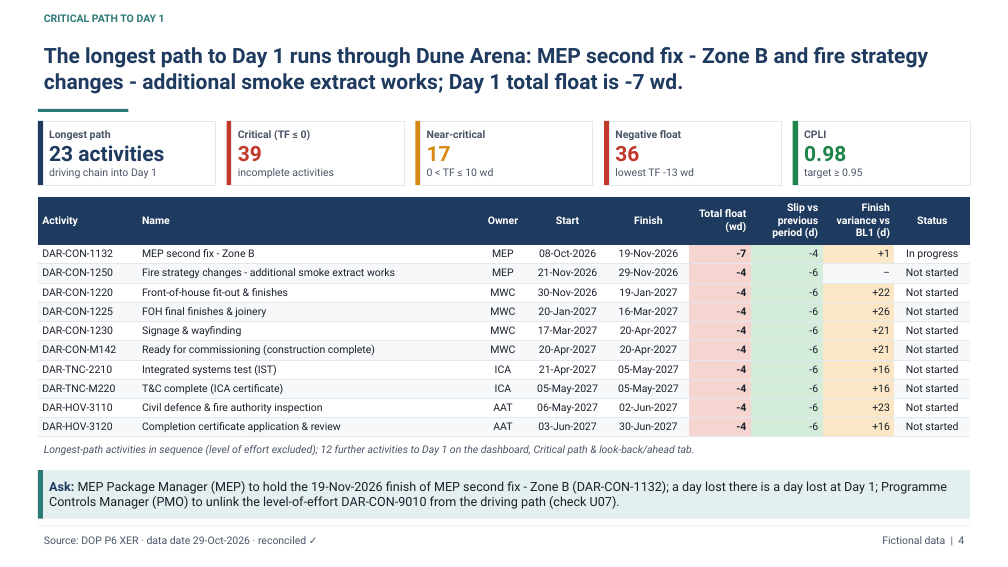
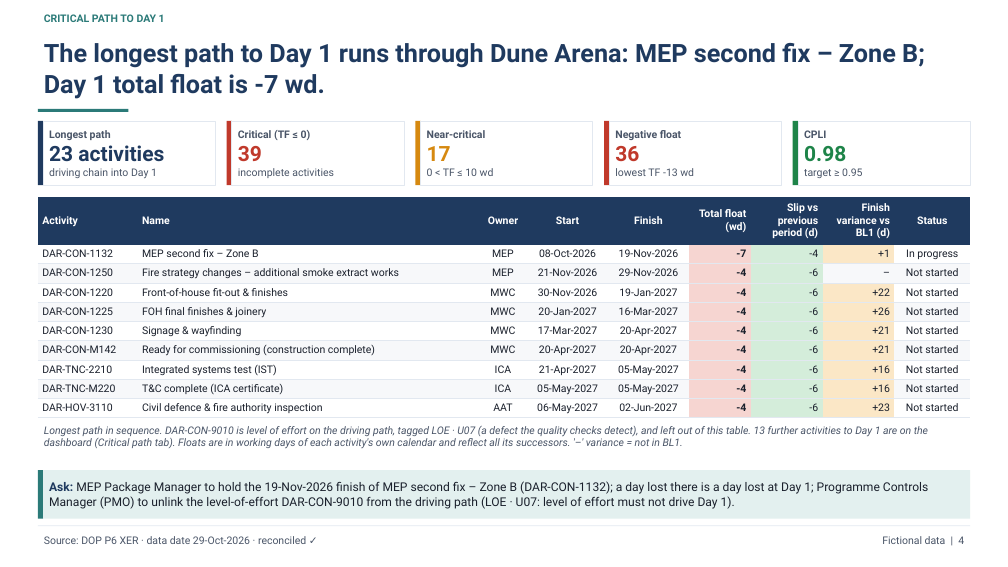
Before and after one commit to schedule-intelligence/destination-opening-programme, a slide deck: slide 4 of docs/downloads/DOP_monthly_pack_2026-10-29.pptx. Drawn at 1008x567 pixels with LibreOffice and Linux fonts; fonts in the diff are those of the drawing. Boxes give left, top, right and bottom in pixels: in the first picture for what was removed or moved away, otherwise in the second. Text is boxed around its words. In the diff, an @@ line names an element or a change of style, - is before the commit and + after.

```diff
--- a/docs/downloads/DOP_monthly_pack_2026-10-29.pptx
+++ b/docs/downloads/DOP_monthly_pack_2026-10-29.pptx
@@ text at [44, 43, 925, 99]: text changed; size 20 to 24 pt @@
-The longest path to Day 1 runs through Dune Arena: MEP second fix - Zone B and fire strategy changes - additional smoke extract works; Day 1 total float is -7 wd.
+The longest path to Day 1 runs through Dune Arena: MEP second fix – Zone B; Day 1 total float is -7 wd.
@@ table at [38, 197, 970, 418] @@
-row 2: DAR-CON-1132 | MEP second fix - Zone B | MEP | 08-Oct-2026 | 19-Nov-2026 | -7 | -4 | +1 | In progress
-row 3: DAR-CON-1250 | Fire strategy changes - additional smoke extract works | MEP | 21-Nov-2026 | 29-Nov-2026 | -4 | -6 | – | Not started
-row 4: DAR-CON-1220 | Front-of-house fit-out & finishes | MWC | 30-Nov-2026 | 19-Jan-2027 | -4 | -6 | +22 | Not started
-row 5: DAR-CON-1225 | FOH final finishes & joinery | MWC | 20-Jan-2027 | 16-Mar-2027 | -4 | -6 | +26 | Not started
-row 6: DAR-CON-1230 | Signage & wayfinding | MWC | 17-Mar-2027 | 20-Apr-2027 | -4 | -6 | +21 | Not started
-row 7: DAR-CON-M142 | Ready for commissioning (construction complete) | MWC | 20-Apr-2027 | 20-Apr-2027 | -4 | -6 | +21 | Not started
-row 8: DAR-TNC-2210 | Integrated systems test (IST) | ICA | 21-Apr-2027 | 05-May-2027 | -4 | -6 | +16 | Not started
-row 9: DAR-TNC-M220 | T&C complete (ICA certificate) | ICA | 05-May-2027 | 05-May-2027 | -4 | -6 | +16 | Not started
-row 10: DAR-HOV-3110 | Civil defence & fire authority inspection | AAT | 06-May-2027 | 02-Jun-2027 | -4 | -6 | +23 | Not started
-row 11: DAR-HOV-3120 | Completion certificate application & review | AAT | 03-Jun-2027 | 30-Jun-2027 | -4 | -6 | +16 | Not started
+row 2: DAR‑CON‑1132 | MEP second fix – Zone B | MEP | 08‑Oct‑2026 | 19‑Nov‑2026 | -7 | -4 | +1 | In progress
+row 3: DAR‑CON‑1250 | Fire strategy changes – additional smoke extract works | MEP | 21‑Nov‑2026 | 29‑Nov‑2026 | -4 | -6 | – | Not started
+row 4: DAR‑CON‑1220 | Front‑of‑house fit-out & finishes | MWC | 30‑Nov‑2026 | 19‑Jan‑2027 | -4 | -6 | +22 | Not started
+row 5: DAR‑CON‑1225 | FOH final finishes & joinery | MWC | 20‑Jan‑2027 | 16‑Mar‑2027 | -4 | -6 | +26 | Not started
+row 6: DAR‑CON‑1230 | Signage & wayfinding | MWC | 17‑Mar‑2027 | 20‑Apr‑2027 | -4 | -6 | +21 | Not started
+row 7: DAR‑CON‑M142 | Ready for commissioning (construction complete) | MWC | 20‑Apr‑2027 | 20‑Apr‑2027 | -4 | -6 | +21 | Not started
+row 8: DAR‑TNC‑2210 | Integrated systems test (IST) | ICA | 21‑Apr‑2027 | 05‑May‑2027 | -4 | -6 | +16 | Not started
+row 9: DAR‑TNC‑M220 | T&C complete (ICA certificate) | ICA | 05‑May‑2027 | 05‑May‑2027 | -4 | -6 | +16 | Not started
+row 10: DAR‑HOV‑3110 | Civil defence & fire authority inspection | AAT | 06‑May‑2027 | 02‑Jun‑2027 | -4 | -6 | +23 | Not started
@@ text at [44, 426, 928, 448]: text changed @@
-Longest-path activities in sequence (level of effort excluded); 12 further activities to Day 1 on the dashboard, Critical path & look-back/ahead tab.
+Longest path in sequence. DAR‑CON‑9010 is level of effort on the driving path, tagged LOE · U07 (a defect the quality checks detect), and left out of this table. 13 further activities to Day 1 are on the dashboard (Critical path tab). Floats are in working days of each activity's own calendar and reflect all its successors. '–' variance = not in BL1.
@@ text in rectangle at [49, 481, 928, 509]: text changed; size 12 to 11.5 pt @@
-Ask: MEP Package Manager (MEP) to hold the 19-Nov-2026 finish of MEP second fix - Zone B (DAR-CON-1132); a day lost there is a day lost at Day 1; Programme Controls Manager (PMO) to unlink the level-of-effort DAR-CON-9010 from the driving path (check U07).
+Ask: MEP Package Manager to hold the 19‑Nov‑2026 finish of MEP second fix – Zone B (DAR‑CON‑1132); a day lost there is a day lost at Day 1; Programme Controls Manager (PMO) to unlink the level‑of‑effort DAR‑CON‑9010 from the driving path (LOE · U07: level of effort must not drive Day 1).
```
Also in this commit, not shown: 14 other slides changed, 37 other files.
